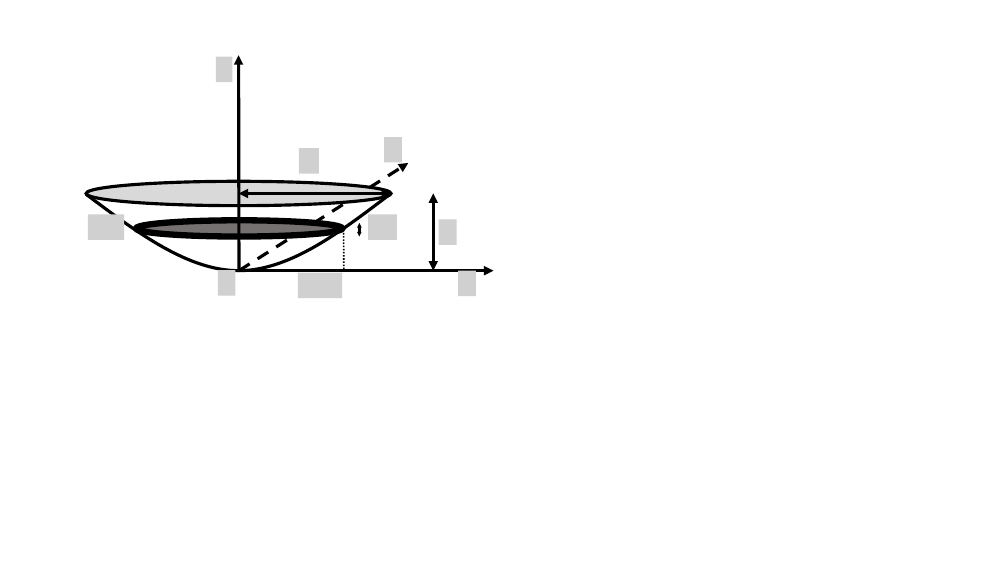
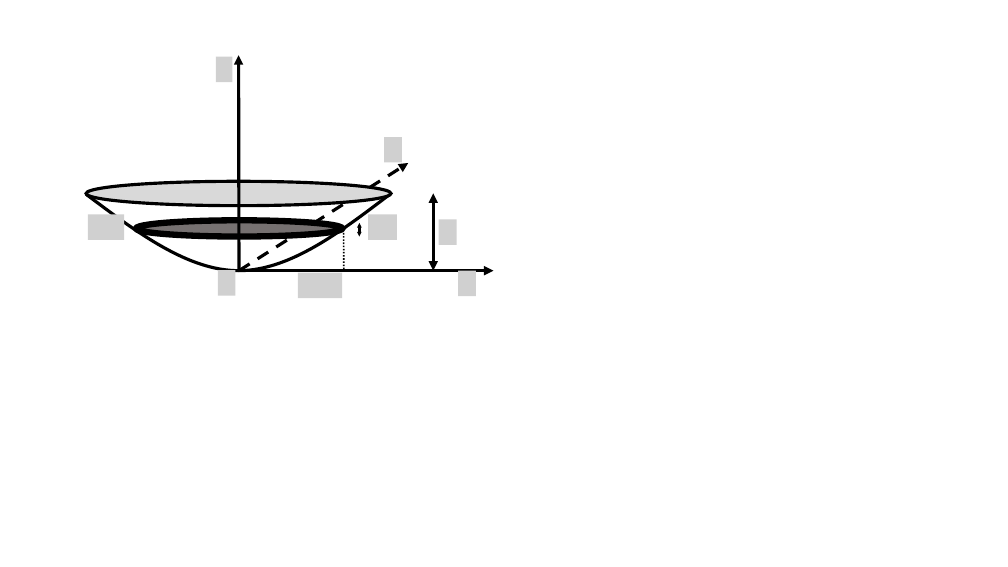
Before and after one commit to OSTP/PhysicsArtofModelling, a slide deck: slide 8 of tex/figures/MomentumAndCM/Figures.pptx. Drawn at 1008x567 pixels with LibreOffice and Linux fonts; fonts in the diff are those of the drawing; grey boxes stand for pictures. Boxes give left, top, right and bottom in pixels: in the first picture for what was removed or moved away, otherwise in the second. Text is boxed around its words. In the diff, an @@ line names an element or a change of style, - is before the commit and + after.

```diff
--- a/tex/figures/MomentumAndCM/Figures.pptx
+++ b/tex/figures/MomentumAndCM/Figures.pptx
@@ picture removed at (x1=299, y1=148, x2=318, y2=174) @@
@@ double arrow removed from (239, 194) to (391, 194) @@
```
Also in this commit, not shown: 2 other files.
